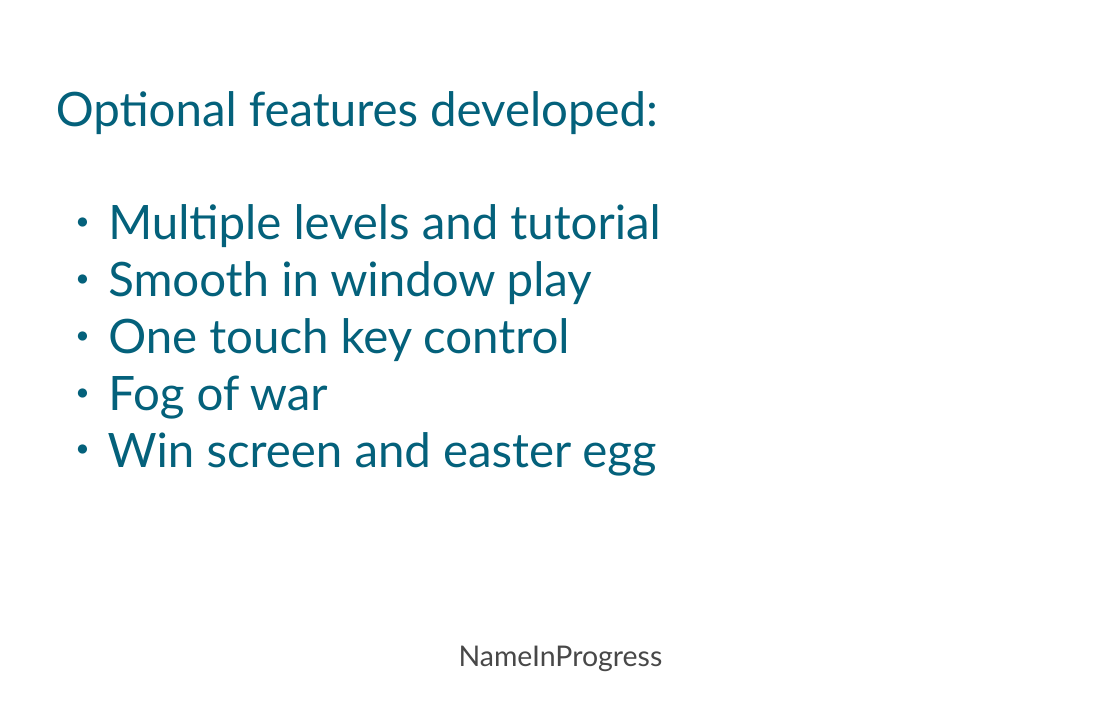
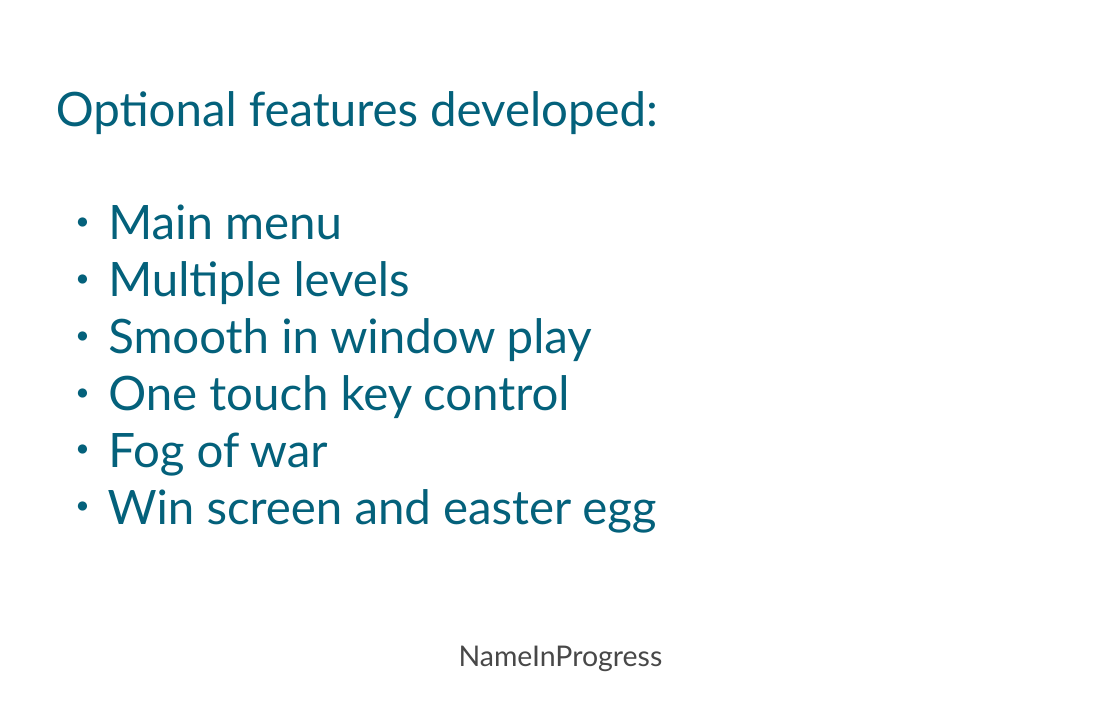
Before and after one commit to AntalKinceli/CodeCool-Labirinth, a slide deck: slide 3 of NameInProgressLabyrinth.odp. Drawn at 1120x706 pixels with LibreOffice and Linux fonts; fonts in the diff are those of the drawing; background and template pictures are left out. Boxes give left, top, right and bottom in pixels: in the first picture for what was removed or moved away, otherwise in the second. Text is boxed around its words. In the diff, an @@ line names an element or a change of style, - is before the commit and + after.

```diff
--- a/NameInProgressLabyrinth.odp
+++ b/NameInProgressLabyrinth.odp
@@ subtitle at (108,204,410,304): text changed @@
-  ● Multiple levels and tutorial
+  ● Main menu
+  ● Multiple levels
```
Also in this commit, not shown: 2 other slides changed.
